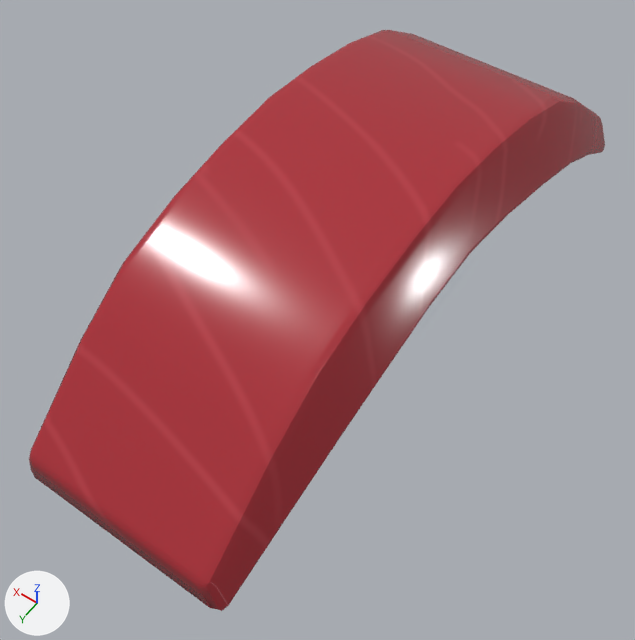
Renders of the FBX model Assets/Model/sushi/maguro/neta_maguro.fbx from each side of a commit.
Camera for both pictures: a camera (50 mm lens) standing at (0.038, -0.0169, 0.0283) and looking at (0.0484, -0.0314, 0.0055). The axes (+X, +Y, +Z) are drawn at lower left. The lights are the same throughout. Where no turn or scale is listed for an object, it has been applied to the vertices.
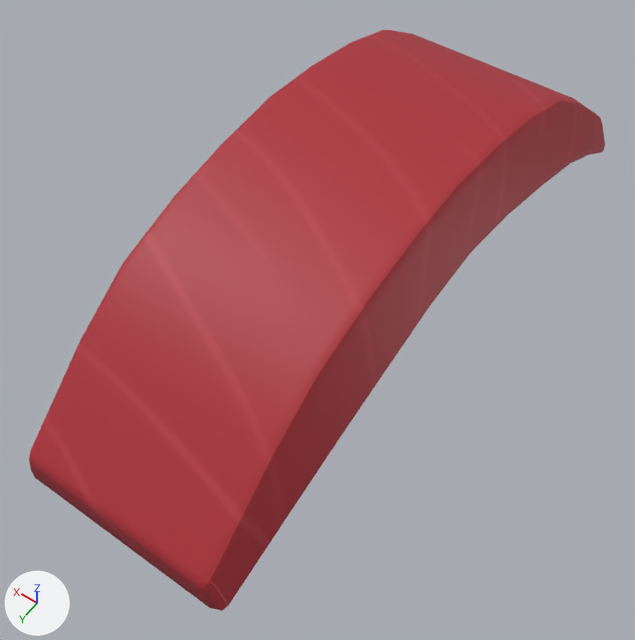
The newer file is also turned or shifted as a whole; pictures and numbers use the older file's frame.

The change, as a diff of the scene's bpy script:
```diff
--- a/Assets/Model/sushi/maguro/neta_maguro.fbx.py
+++ b/Assets/Model/sushi/maguro/neta_maguro.fbx.py
@@ mat_maguro @@
 mat_maguro.texture = img_sushi_maguro_tif
-mat_maguro.roughness = 0.2
+mat_maguro.roughness = 0.553
```

What differs and where, as boxes [x1, y1, x2, y2] in the pictures (635 x 640 px):
'polySurface3', surface changed (red to brown): [30, 30, 605, 608] in both
